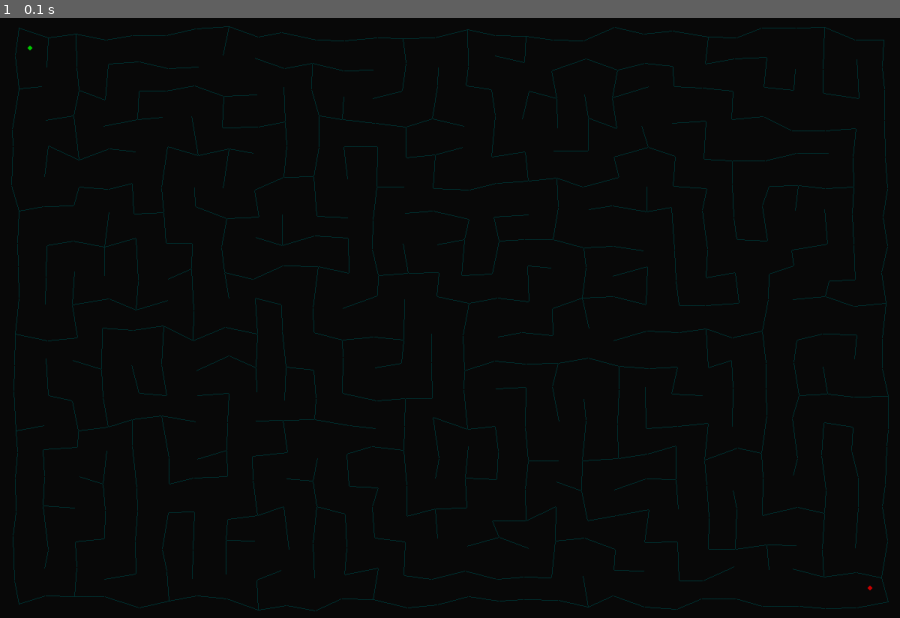
Above: before the commit, frame 1.
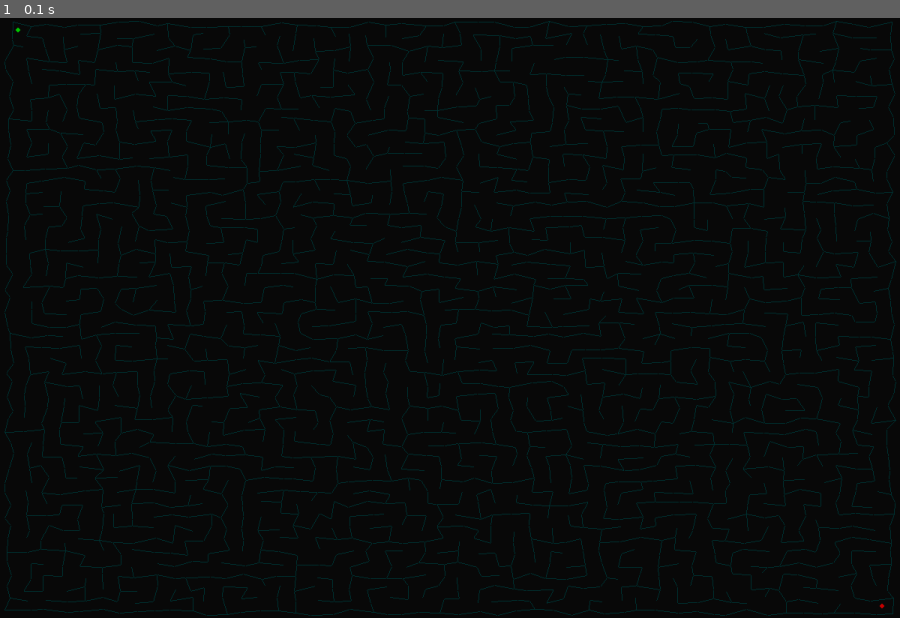
Above: after the commit, the same moment.

Repository: White-Hare/Pygame-Labyrinth-Generator
Game: pygame game, started from Maze_Generator_v2.py
Same seed, same stepped clock (60 frames per second), same inputs: the game is played once before the commit and once after it.
Inputs:
- Up to frame 1 (0.1 s): no input

The runs differ from the first frame. In frame 1, 4.0% of the frame differs, in the area x 0-100%, y 0-100%.

Commit message:
Add files via upload

Diff:
--- a/Maze_Generator_v2.py
+++ b/Maze_Generator_v2.py
@@ -25,11 +25,12 @@
 
 arr=[]
 
-x,y=30,20
+x,y=50,50
+xoffset,yoffset=WIDTH/200,HEIGHT/200#increase ofset for smooth edges
 
 for i in range(y):
     for i2 in range(x):
-        arr.append((random.randint(i2*WIDTH/x+x/2,(i2+1)*WIDTH/x-x/2),random.randint(i*HEIGHT/y+y/2,(i+1)*HEIGHT/y-y/2)))
+        arr.append((random.randint(WIDTH/x*(i2)+xoffset,WIDTH/x*(i2+1)-xoffset),random.randint(HEIGHT/y*(i)+yoffset,HEIGHT/y*(i+1)-yoffset)))
 
 
 grid=pg.Surface((WIDTH,HEIGHT))
@@ -74,7 +75,7 @@
 a=0
 furthest=a
 
-for i in range(int(size*1.2)):#birthday paradox
+for i in range(int(size*1.2)):
 
     b=random.randint(0,3)
 
@@ -138,6 +139,7 @@
 grid.convert()
 path.convert()
 
+
 while running:
     running=controlls()
     screen.fill((10,10,10))
